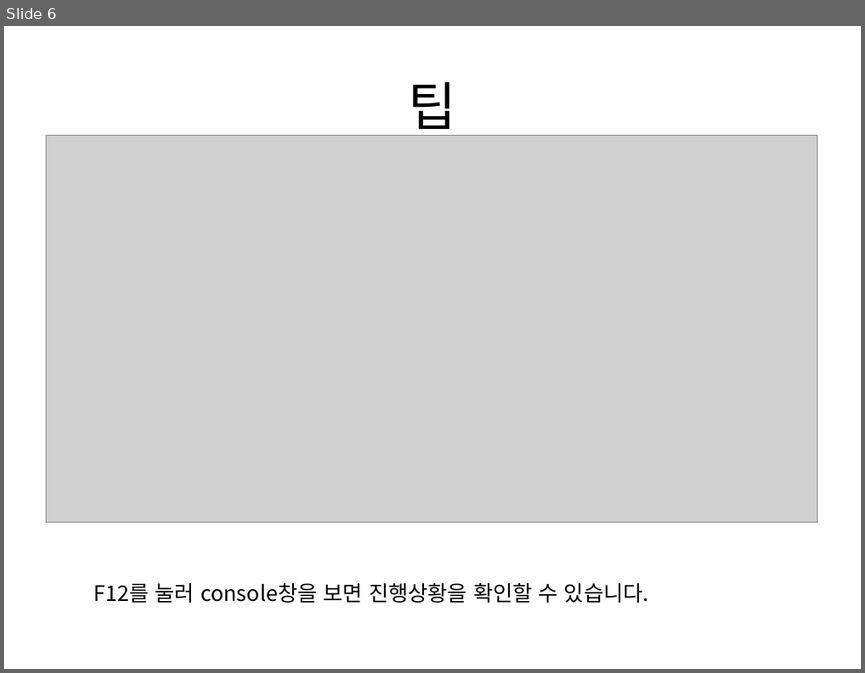
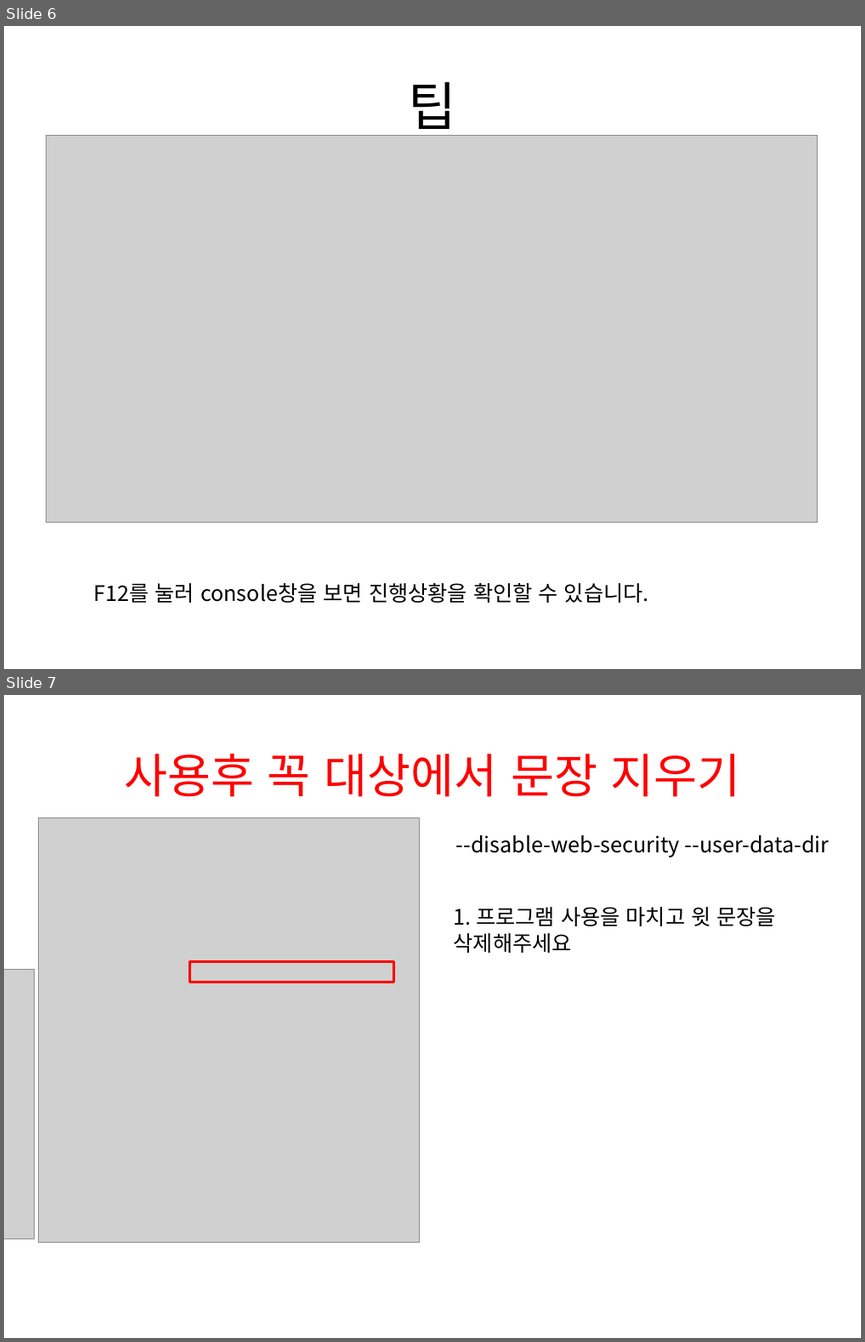
Before and after one commit to HanSangKkyu/excel-to-history, a slide deck: history 입력기 사용법.pptx. Shown one above the other, each under a label of ours: slide 6 before the commit, slides 6 and 7 after it. The pictures are 865x673 and 865x1342 pixels, drawn with LibreOffice and Linux fonts; fonts in the diff are those of the drawing; grey boxes stand for pictures. Boxes give left, top, right and bottom in pixels: in the first picture for what was removed or moved away, otherwise in the second. Text is boxed around its words. In the diff, an @@ line names an element or a change of style, - is before the commit and + after.

```diff
--- a/history 입력기 사용법.pptx
+++ b/history 입력기 사용법.pptx
@@ slide 7 added at [4, 695, 861, 1338], background #FFFFFF @@
@@ title added at [124, 754, 741, 797], 39.6 pt, text #FF0000 @@
+사용후 꼭 대상에서 문장 지우기
@@ picture added at [38, 818, 420, 1242] @@
@@ text added at [456, 835, 829, 857], 18 pt, text #000000 @@
+--disable-web-security --user-data-dir
@@ text added at [454, 907, 777, 953], 18 pt, text #000000 @@
+1. 프로그램 사용을 마치고 윗 문장을 삭제해주세요
@@ picture added at [4, 970, 34, 1239] @@
@@ rectangle added at [190, 961, 394, 982], outline #FF0000 2 pt @@
```
